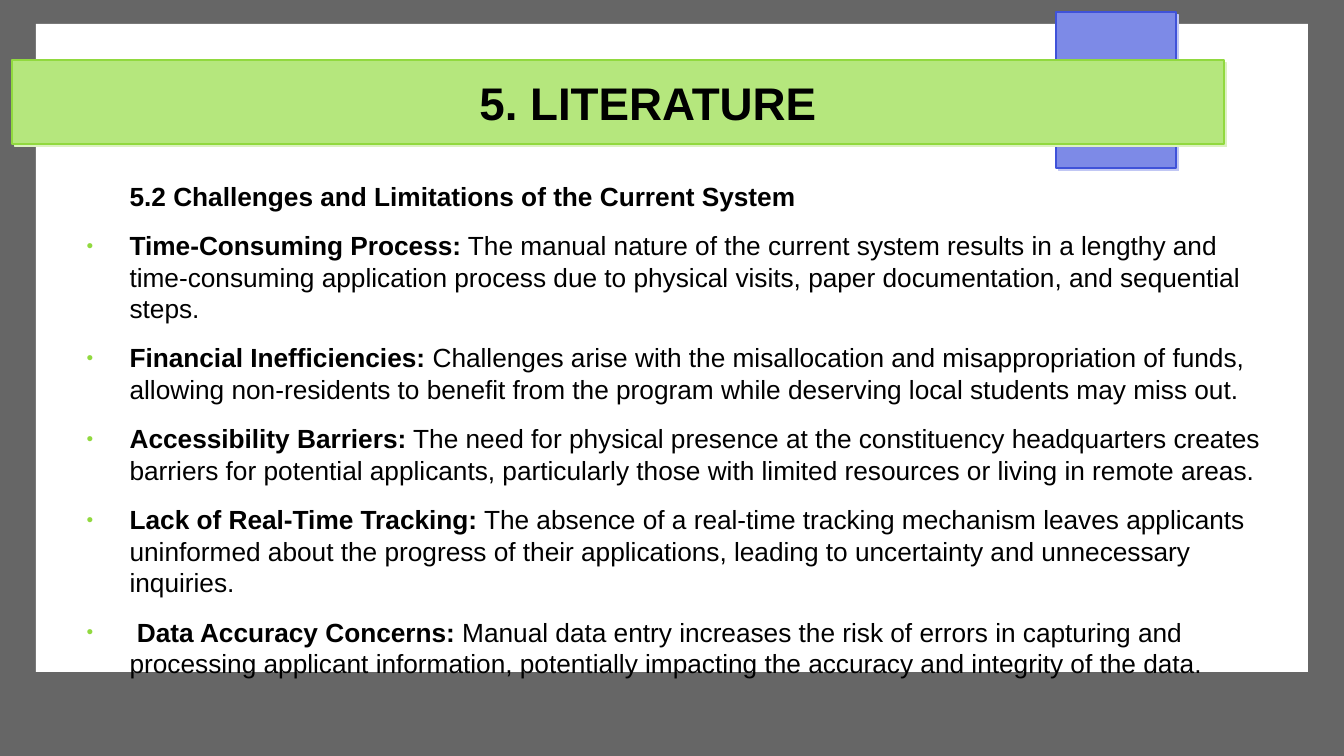
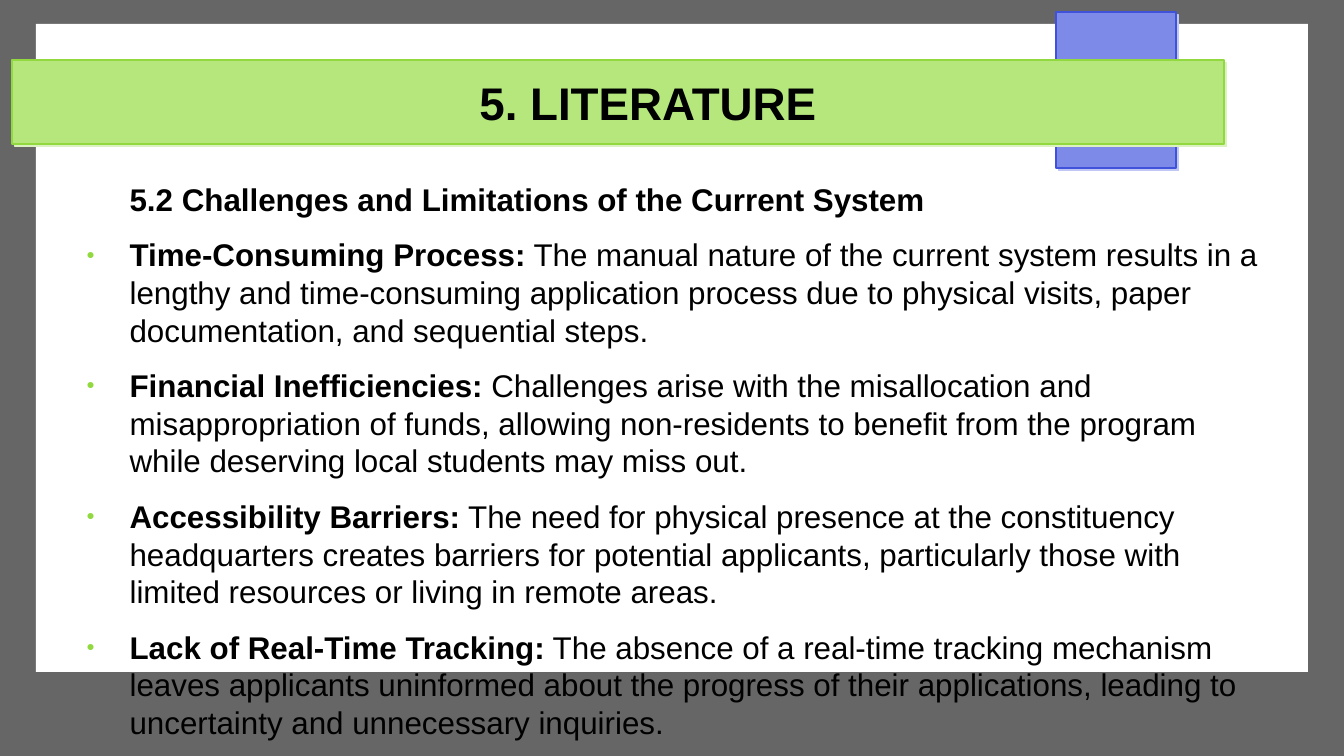
Before and after one commit to Michael-Otieno-Kasuku/Mashinani, a slide deck: slide 13 of docs/proposal/mashinani.odp. Drawn at 1344x756 pixels with LibreOffice and Linux fonts; fonts in the diff are those of the drawing. Boxes give left, top, right and bottom in pixels: in the first picture for what was removed or moved away, otherwise in the second. Text is boxed around its words. In the diff, an @@ line names an element or a change of style, - is before the commit and + after.

```diff
--- a/docs/proposal/mashinani.odp
+++ b/docs/proposal/mashinani.odp
@@ text "5.2 Challenges and Limitations of ..." at <box>130,188,1257,740</box>: size 15.5 to 18.5 pt @@
@@ text at <box>130,623,1201,679</box>: paragraph removed @@
-● Data Accuracy Concerns: Manual data entry increases the risk of errors in capturing and processing applicant information, potentially impacting the accuracy and integrity of the data.
```
Also in this commit, not shown: 7 other slides changed, 1 other file.
